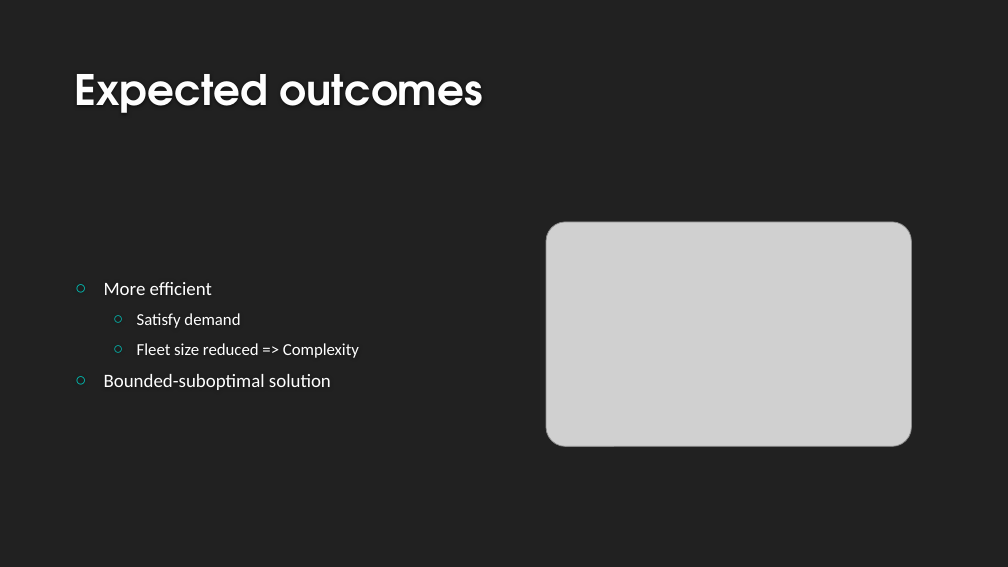
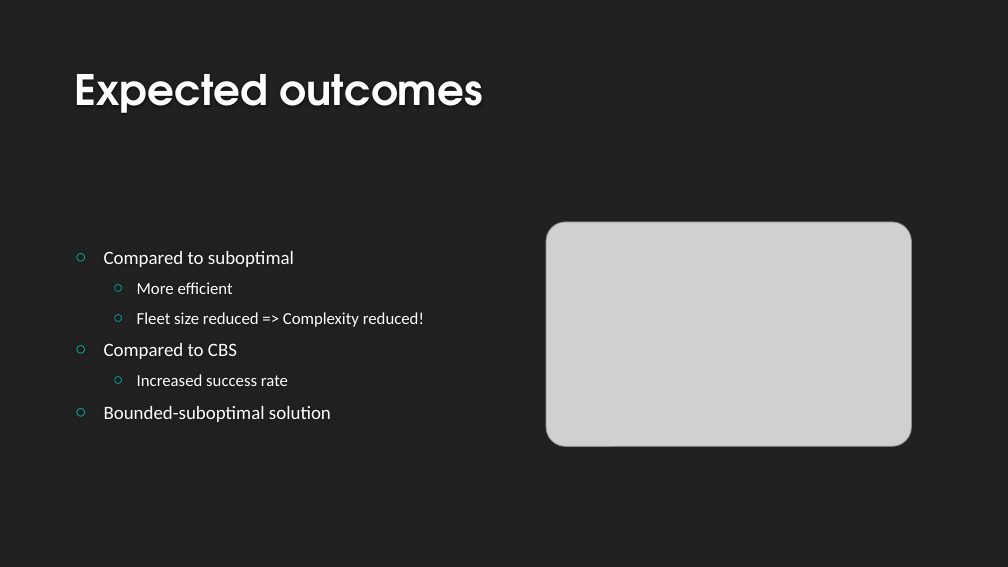
Before and after one commit to VikingDai/Honours-MAPF, a slide deck: slide 36 of Documents/Intermediate Presentation/Presentation Rev 3.pptx (slide 38 before the commit). Drawn at 1008x567 pixels with LibreOffice and Linux fonts; fonts in the diff are those of the drawing; grey boxes stand for pictures; background and template pictures are left out. Boxes give left, top, right and bottom in pixels: in the first picture for what was removed or moved away, otherwise in the second. Text is boxed around its words. In the diff, an @@ line names an element or a change of style, - is before the commit and + after.

Commit message:
Updated presentation

```diff
--- a/Documents/Intermediate Presentation/Presentation Rev 3.pptx
+++ b/Documents/Intermediate Presentation/Presentation Rev 3.pptx
@@ text at <box>104,251,294,267</box>: paragraph added @@
+○ Compared to suboptimal
@@ text at <box>137,282,233,294</box>: size 18 to 16 pt in "More efficient"; list level 1 to 2 in "More efficient" @@
@@ text at <box>104,312,424,386</box>: text changed @@
-  ○ Satisfy demand
-  ○ Fleet size reduced => Complexity
+  ○ Fleet size reduced => Complexity reduced!
+○ Compared to CBS
+  ○ Increased success rate
```
Also in this commit, not shown: 6 other slides changed, 2 slides removed.
